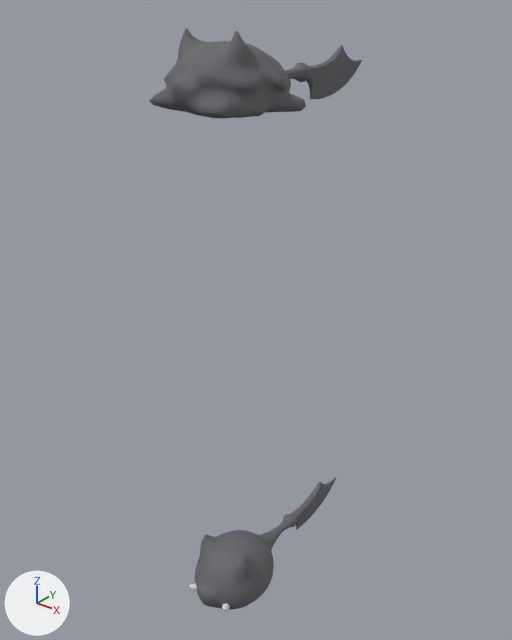
One commit to the FBX model Assets/iwashita/slime/slime_sword/slime_sword-die.FBX: the scene before it, then after it.
Camera for both pictures: a 50 mm lens placed at (2.2, -2.53, 3.49), pointed at (-0.13, 0.38, 1.69). Every picture has the same lights, and +X, +Y and +Z are marked at lower left. Where no turn or scale is listed for an object, it has been applied to the vertices.

In view in the first picture: 'slime_sword_body', 'slime_sword_body001'.
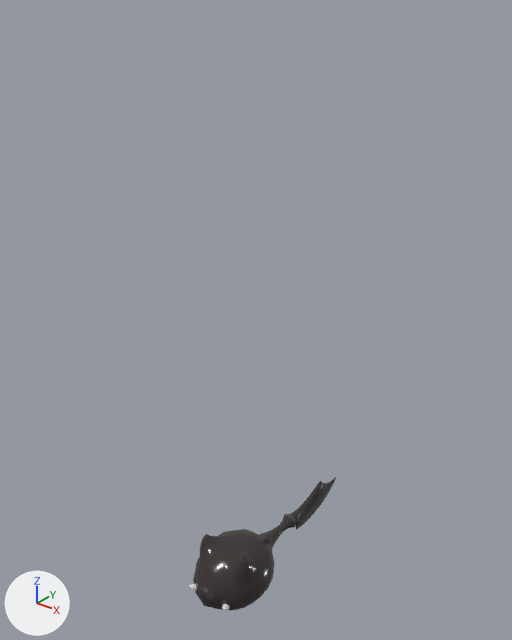
Where the change shows, as pixel boxes (x1, y1, x2, y2) in the pictures (512 x 640 px):
```json
{"object": "slime_sword_body001", "change": "deleted", "before": [149, 28, 362, 118]}
{"object": "slime_sword_body", "change": "reshaped", "before": [195, 477, 336, 610], "after": [193, 477, 336, 610]}
```

Edits to the scene script, one JSON object a line:
```json
{"op": "add", "block": "img_slime_sword_texture_diff_png", "code": ["img_slime_sword_texture_diff_png = load_image('slime_sword_texture_diff.png', '../slime_texture/slime_sword_texture_diff.png', 1024, 1024, 'sRGB')"]}
{"op": "add", "block": "mat_02___default", "code": ["mat_02___default = principled_material('02 - Default')", "mat_02___default.texture = img_slime_sword_texture_diff_png", "mat_02___default.roughness = 0.172"]}
{"block": "me_mesh", "where": "# used by ob_slime_sword_body; location = (0.0, 0.439, 0.178)"}
{"op": "remove", "block": "me_mesh", "code": "me_mesh.from_pydata(...)  # 1322 vertices, 2640 faces; spans x -0.23..0.23, y -0.742..0.749, z -0.218..0.213"}
{"op": "remove", "block": "me_mesh", "code": "me_mesh.materials.append(mat_01___default)  # dark grey #66666a"}
{"op": "add", "block": "me_mesh", "code": "me_mesh.from_pydata(...)  # 325 vertices, 644 faces; spans x -0.234..0.234, y -0.749..0.749, z -0.219..0.219"}
{"block": "me_mesh", "change": "me_mesh part 1: 1308 vertices removed from x -0.23..0.23, y -0.742..0.719, z -0.218..0.213; 311 vertices added at x -0.234..0.234, y -0.749..0.689, z -0.219..0.219"}
{"op": "add", "block": "me_mesh", "code": "me_mesh.materials.append(mat_02___default)  # picture img_slime_sword_texture_diff_png"}
{"op": "remove", "block": "ob_slime_sword_body001", "code": ["ob_slime_sword_body001 = bpy.data.objects.new('slime_sword_body001', me_mesh_002)", "ob_slime_sword_body001.location = (0.0, 0.439, 3.116)"]}
```
